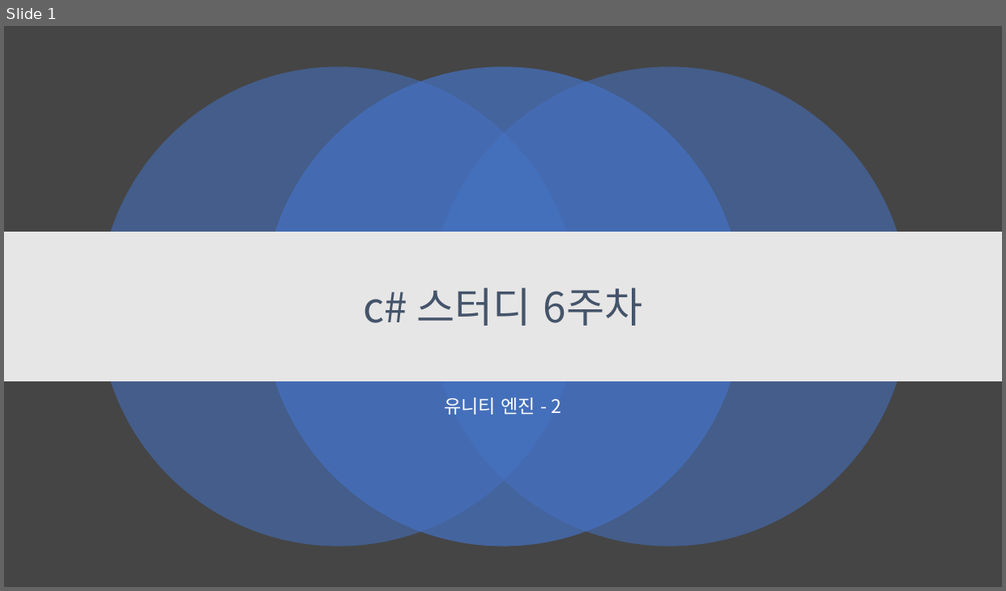
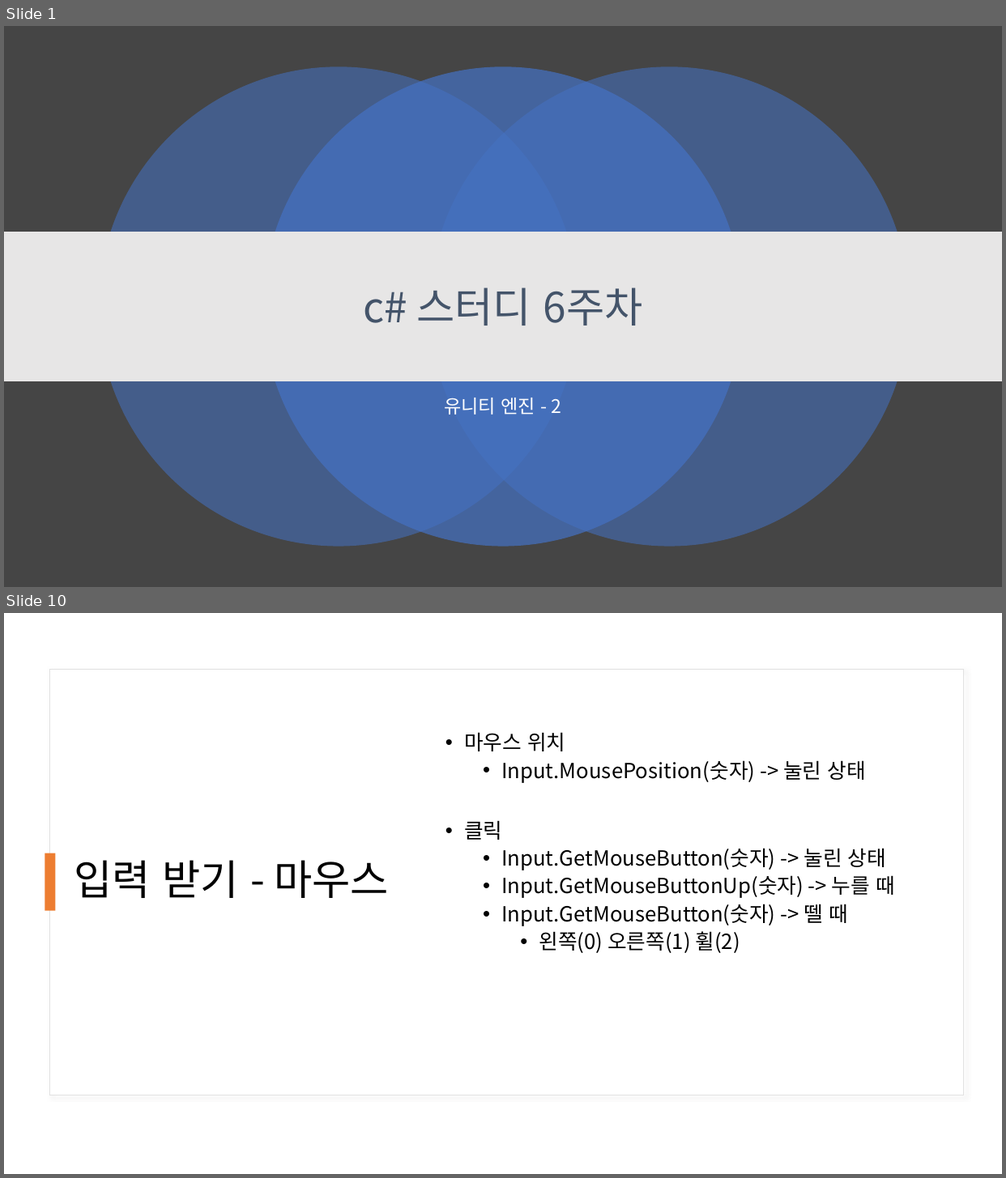
Before and after one commit to kjh99660/Study_powerpoint, a slide deck: C#스터디/c# 스터디 6주 차.pptx. Shown one above the other, each under a label of ours: slide 1 before the commit, slides 1 and 10 after it; the slides between them are not shown. The pictures are 1006x591 and 1006x1178 pixels, drawn with LibreOffice and Linux fonts; fonts in the diff are those of the drawing. Boxes give left, top, right and bottom in pixels: in the first picture for what was removed or moved away, otherwise in the second. Text is boxed around its words. In the diff, an @@ line names an element or a change of style, - is before the commit and + after.

```diff
--- a/C#스터디/c# 스터디 6주 차.pptx
+++ b/C#스터디/c# 스터디 6주 차.pptx
@@ slide 10 added at box(4, 613, 1002, 1174), background #FFFFFF @@
@@ rectangle added at box(49, 669, 964, 1095), fill #FFFFFF, outline #E1E1E1 1 pt @@
@@ text added at box(464, 732, 895, 953), 20 pt, text #000000 @@
+• 마우스 위치
+  • Input.MousePosition(숫자) -> 눌린 상태
+• 클릭
+  • Input.GetMouseButton(숫자) -> 눌린 상태
+  • Input.GetMouseButtonUp(숫자) -> 누를 때
+  • Input.GetMouseButton(숫자) -> 뗄 때
+    • 왼쪽(0) 오른쪽(1) 휠(2)
@@ rectangle added at box(45, 854, 56, 911), fill #ED7D31 @@
@@ title added at box(74, 860, 389, 898), 40 pt, text #000000 @@
+입력 받기 - 마우스
```
Also in this commit, not shown: 16 other slides added, 1 slide removed, 1 other file.
